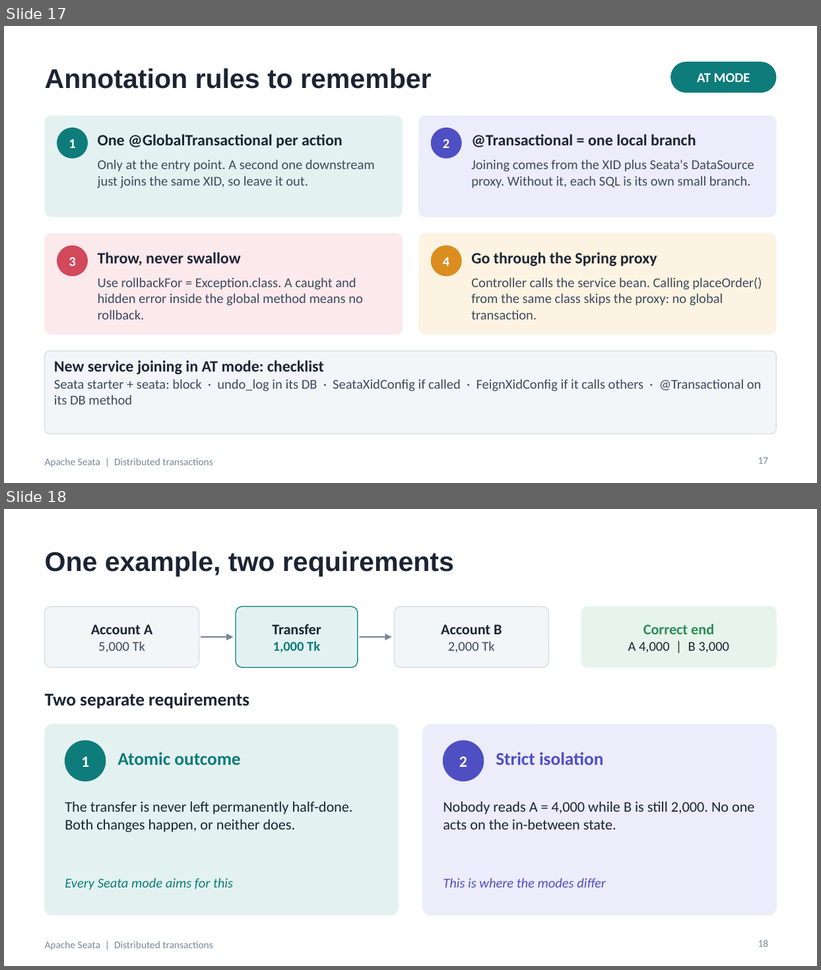
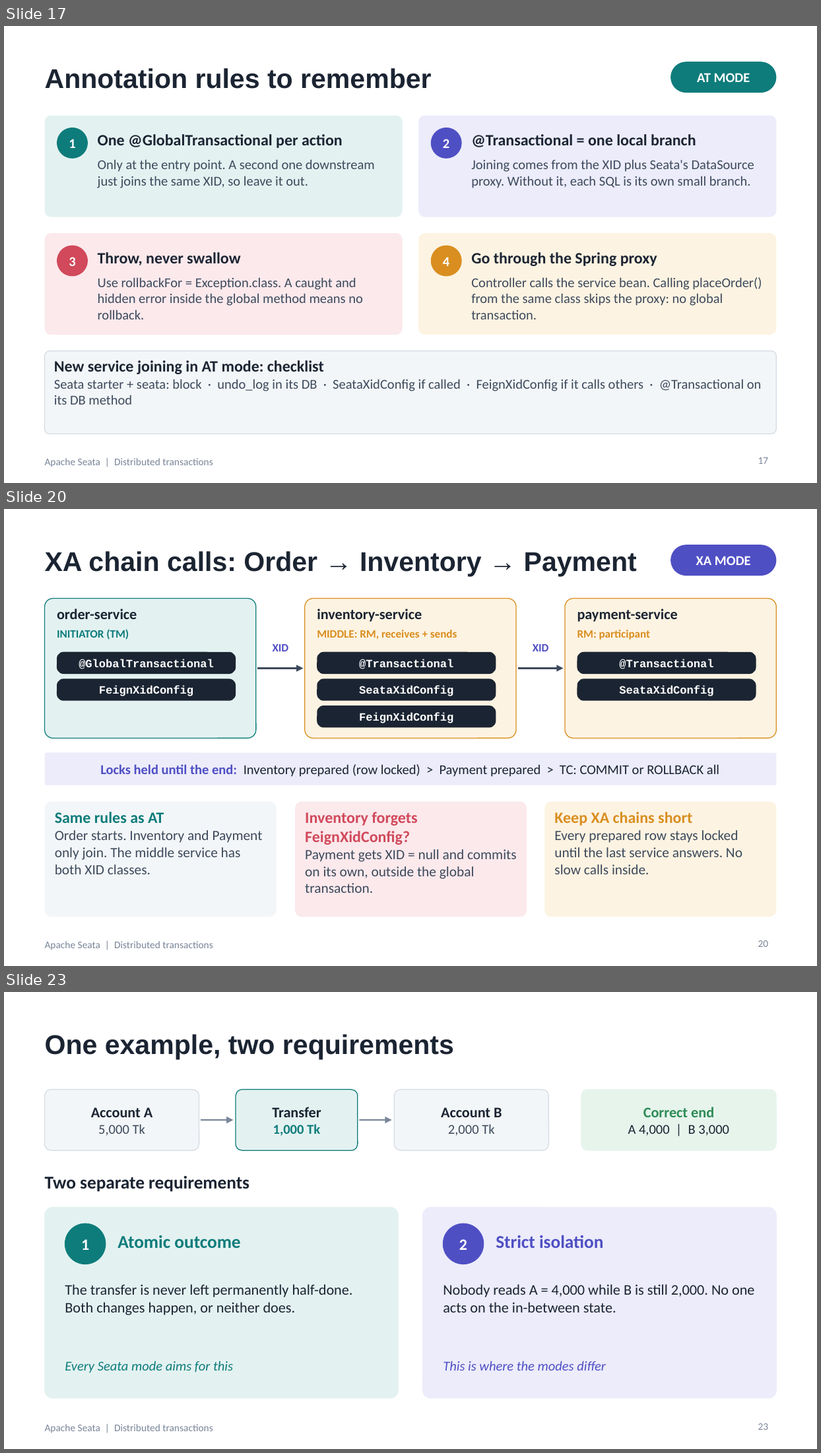
Before and after one commit to Snigdah/Distributed_Transactions, a slide deck: seata-strong-consistency.pptx. Shown one above the other, each under a label of ours: slides 17 and 18 before the commit, slides 17, 20 and 23 after it; the slides between them are not shown. The pictures are 821x970 and 821x1453 pixels, drawn with LibreOffice and Linux fonts; fonts in the diff are those of the drawing. Boxes give left, top, right and bottom in pixels: in the first picture for what was removed or moved away, otherwise in the second. Text is boxed around its words. In the diff, an @@ line names an element or a change of style, - is before the commit and + after.

```diff
--- a/seata-strong-consistency.pptx
+++ b/seata-strong-consistency.pptx
@@ slide 20 added at [4, 509, 817, 966], background #FFFFFF; not listed: 1 template element that a slide beside it also shows @@
@@ rounded rectangle added at [671, 545, 776, 576], fill #4F4FC4, 12 pt, text #FFFFFF, bold @@
+XA MODE
@@ title added at [45, 551, 637, 576], 24 pt, text #1B2432, bold @@
+XA chain calls: Order → Inventory → Payment
@@ rounded rectangle added at [45, 599, 256, 738], fill #E3F2F1, outline #0E7C7B 0.75 pt @@
@@ rounded rectangle added at [305, 599, 516, 738], fill #FDF3E2, outline #D98E1F 0.75 pt @@
@@ rounded rectangle added at [565, 599, 776, 738], fill #FDF3E2, outline #D98E1F 0.75 pt @@
@@ text added at [57, 609, 137, 619], 13 pt, text #1B2432, bold @@
+order-service
@@ text added at [317, 609, 422, 622], 13 pt, text #1B2432, bold @@
+inventory-service
@@ text added at [578, 609, 678, 622], 13 pt, text #1B2432, bold @@
+payment-service
@@ text added at [57, 629, 129, 640], 10 pt, text #0E7C7B, bold @@
+INITIATOR (TM)
@@ text added at [273, 644, 289, 652], 10 pt, text #4F4FC4, bold @@
+XID
@@ text added at [317, 630, 457, 639], 10 pt, text #D98E1F, bold @@
+MIDDLE: RM, receives + sends
@@ text added at [533, 644, 549, 652], 10 pt, text #4F4FC4, bold @@
+XID
@@ text added at [578, 630, 650, 640], 10 pt, text #D98E1F, bold @@
+RM: participant
@@ rounded rectangle added at [57, 652, 236, 674], fill #1B2432, 10 pt, text #FFFFFF, bold @@
+@GlobalTransactional
@@ rounded rectangle added at [317, 652, 496, 674], fill #1B2432, 10 pt, text #FFFFFF, bold @@
+@Transactional
@@ rounded rectangle added at [578, 652, 756, 674], fill #1B2432, 10 pt, text #FFFFFF, bold @@
+@Transactional
@@ rounded rectangle added at [57, 679, 236, 701], fill #1B2432, 10 pt, text #FFFFFF, bold @@
+FeignXidConfig
@@ arrow added from (257, 668) to (303, 668), #3D4A5C 1.25 pt @@
@@ rounded rectangle added at [317, 679, 496, 701], fill #1B2432, 10 pt, text #FFFFFF, bold @@
+SeataXidConfig
@@ arrow added from (518, 668) to (564, 668), #3D4A5C 1.25 pt @@
@@ rounded rectangle added at [578, 679, 756, 701], fill #1B2432, 10 pt, text #FFFFFF, bold @@
+SeataXidConfig
@@ rounded rectangle added at [317, 706, 496, 727], fill #1B2432, 10 pt, text #FFFFFF, bold @@
+FeignXidConfig
@@ rounded rectangle added at [45, 753, 776, 786], fill #ECECFB, 12 pt, text #1B2432 @@
+Locks held until the end: Inventory prepared (row locked) > Payment prepared > TC: COMMIT or ROLLBACK all
@@ rounded rectangle added at [45, 802, 277, 917], fill #F3F6F8, 12.5 pt, text #3D4A5C @@
+Same rules as AT
+Order starts. Inventory and Payment only join. The middle service has both XID classes.
@@ rounded rectangle added at [295, 802, 527, 917], fill #FBE9EC, 12.5 pt, text #3D4A5C @@
+Inventory forgets FeignXidConfig?
+Payment gets XID = null and commits on its own, outside the global transaction.
@@ rounded rectangle added at [545, 802, 776, 917], fill #FDF3E2, 12.5 pt, text #3D4A5C @@
+Keep XA chains short
+Every prepared row stays locked until the last service answers. No slow calls inside.
@@ page number added at [758, 941, 769, 947], 9 pt, text #7A8699 @@
+20
@@ what was slide 18 is now slide 23 @@
@@ page number at [758, 1424, 769, 1430]: text changed @@
-18
+23
```
Also in this commit, not shown: 4 other slides added, 14 other files.
